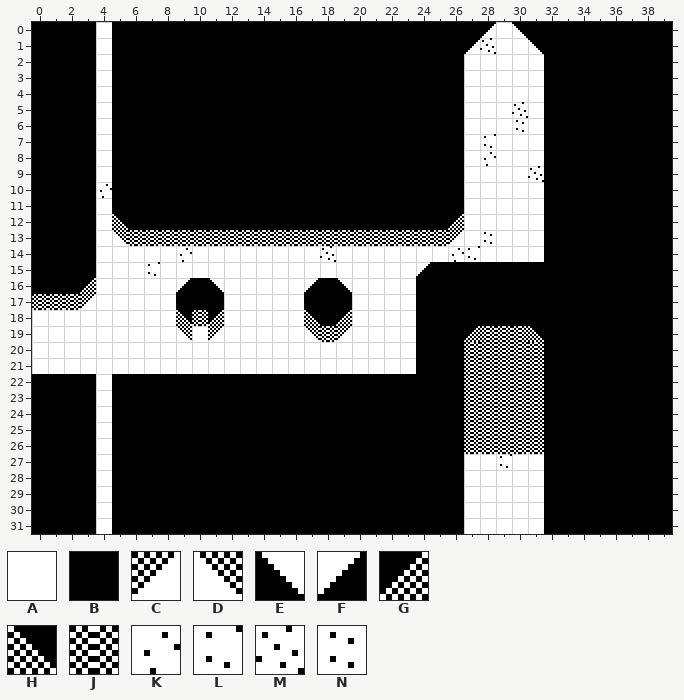
Tiled map -- projects/project3Y/assets/maps/map8.tmx. Above, as it was before the edit.
Cells are 16x16 px. Shown: x 0..39, y 0..31.
Key: from "map_tileset": A 0, B 1, C 7, D 8, E 13, F 14, G 15, H 16, J 21, K 135, L 136, M 138, N 139.
_ is an empty cell, # one hidden under a higher layer.
Layer "background" before, first column x 0:
 0 ####A########################A##########
 1 ####A#######################MAA#########
 2 ####A######################AAAAA########
 3 ####A######################AAAAA########
 4 ####A######################AAAAA########
 5 ####A######################AAAMA########
 6 ####A######################AAANA########
 7 ####A######################ALAAA########
 8 ####A######################AKAAA########
 9 ####A######################AAAAM########
10 ####K######################AAAAA########
11 ####A######################AAAAA########
12 ####AH#####################AAAAA########
13 ####ADJJJJJJJJJJJJJJJ######ANAAA########
14 ####AAAAAKAAAAAAAAMAAAA#AAKLAAAA########
15 ####AAALAAAAAAAAAAAA####################
16 ###GAAAAA###AAAAA#######################
17 JJJCAAAAA###AAAAA#######################
18 AAAAA###################################
19 AAAAA###################################
20 AAAAA###################################
21 AAAAA###################################
22 ####A###################################
23 ####A###################################
24 ####A###################################
25 ####A###################################
26 ####A###################################
27 ####A######################AALAA########
28 ####A######################AAAAA########
29 ####A######################AAAAA########
30 ####A######################AAAAA########
31 ####A######################AAAAA########
Layer "blocked" before, first column x 3:
 7 B_BBBBBBBBBBBBBBBBBBBBBB_____BBBB
 8 B_BBBBBBBBBBBBBBBBBBBBBB_____BBBB
 9 B_BBBBBBBBBBBBBBBBBBBBBB_____BBBB
10 B_BBBBBBBBBBBBBBBBBBBBBB_____BBBB
11 B_BBBBBBBBBBBBBBBBBBBBBB_____BBBB
12 B__BBBBBBBBBBBBBBBBBBBBG_____BBBB
13 B_________________JJJJJC_____BBBB
14 B___________________A________BBBB
15 B________________AAAAFBBBBBBBBBBB
16 ______FBE_____FBEAAAABBBBBBBBBBBB
17 ______BBB_____BBBAAAABBBBBBBBBBBB
18 __AAAAHJGAAAAAHBGAAAABBBBBBBBBBBB
19 __AAAADACAAAAADJCAAAABBBGJJJHBBBB
20 __AAAAAAAAAAAAAAAAAAABBBJJJJJBBBB
21 __AAAAAAAAAAAAAAAAAAABBBJJJJJBBBB
22 B_BBBBBBBBBBBBBBBBBBBBBBJJJJJBBBB
23 B_BBBBBBBBBBBBBBBBBBBBBBJJJJJBBBB
24 B_BBBBBBBBBBBBBBBBBBBBBBJJJJJBBBB
25 B_BBBBBBBBBBBBBBBBBBBBBBJJJJJBBBB
26 B_BBBBBBBBBBBBBBBBBBBBBBJJJJJBBBB
27 B_BBBBBBBBBBBBBBBBBBBBBB_____BBBB
28 B_BBBBBBBBBBBBBBBBBBBBBB_____BBBB
29 B_BBBBBBBBBBBBBBBBBBBBBB_____BBBB
New version:
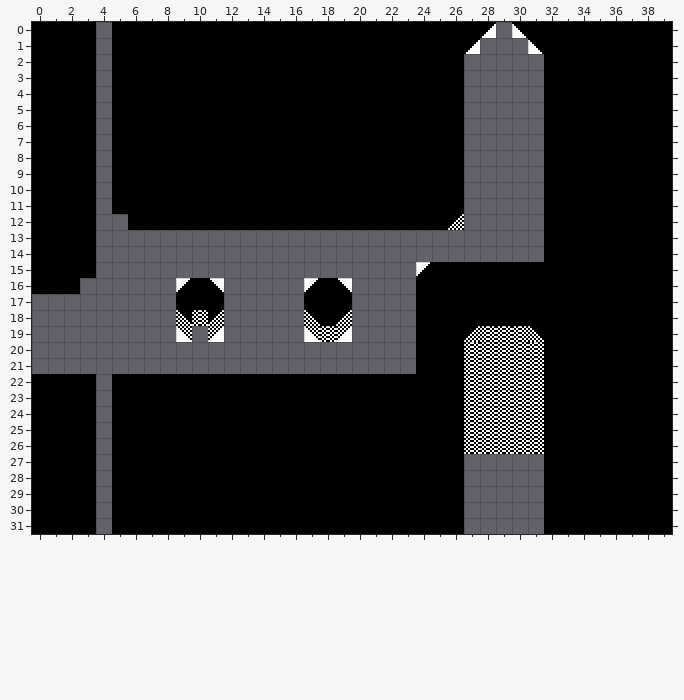
Changes in this commit:
Layer "background" (now hidden):
y 0: x 4 A -> _; x 29 A -> _
y 1: x 4 A -> _; x 28..30 MAA -> ___
y 2..4: x 4 A -> _; x 27..31 AAAAA -> _____
y 5: x 4 A -> _; x 27..31 AAAMA -> _____
y 6: x 4 A -> _; x 27..31 AAANA -> _____
y 7: x 4 A -> _; x 27..31 ALAAA -> _____
y 8: x 4 A -> _; x 27..31 AKAAA -> _____
y 9: x 4 A -> _; x 27..31 AAAAM -> _____
y 10: x 4 K -> _; x 27..31 AAAAA -> _____
y 11: x 4 A -> _; x 27..31 AAAAA -> _____
y 12: x 4..5 AH -> __; x 27..31 AAAAA -> _____
y 13: x 4..31 ADJJJJJJJJJJJJJJJ######ANAAA -> ____________________________
y 14: x 4..31 AAAAAKAAAAAAAAMAAAA#AAKLAAAA -> ____________________________
y 15: x 4..23 AAALAAAAAAAAAAAA#### -> ____________________
y 16: x 3..8 GAAAAA -> ______; x 12..16 AAAAA -> _____; x 20..23 #### -> ____
y 17: x 0..8 JJJCAAAAA -> _________; x 12..16 AAAAA -> _____; x 20..23 #### -> ____
y 18: x 0..8 AAAAA#### -> _________; x 12..16 ##### -> _____; x 20..23 #### -> ____
y 19: x 0..8 AAAAA#### -> _________; x 10 # -> _; x 12..16 ##### -> _____; x 20..23 #### -> ____
y 20..21: x 0..23 AAAAA################### -> ________________________
y 22..26: x 4 A -> _
y 27: x 4 A -> _; x 27..31 AALAA -> _____
y 28..31: x 4 A -> _; x 27..31 AAAAA -> _____
Layer "blocked":
y 13: x 21..26 JJJJJC -> ______
y 14: x 23 A -> _
y 15..17: x 20..23 AAAA -> ____
y 18: x 5..8 AAAA -> ____; x 12..16 AAAAA -> _____; x 20..23 AAAA -> ____
y 19: x 5..8 AAAA -> ____; x 10 A -> _; x 12..16 AAAAA -> _____; x 20..23 AAAA -> ____
y 20..21: x 5..23 AAAAAAAAAAAAAAAAAAA -> ___________________
